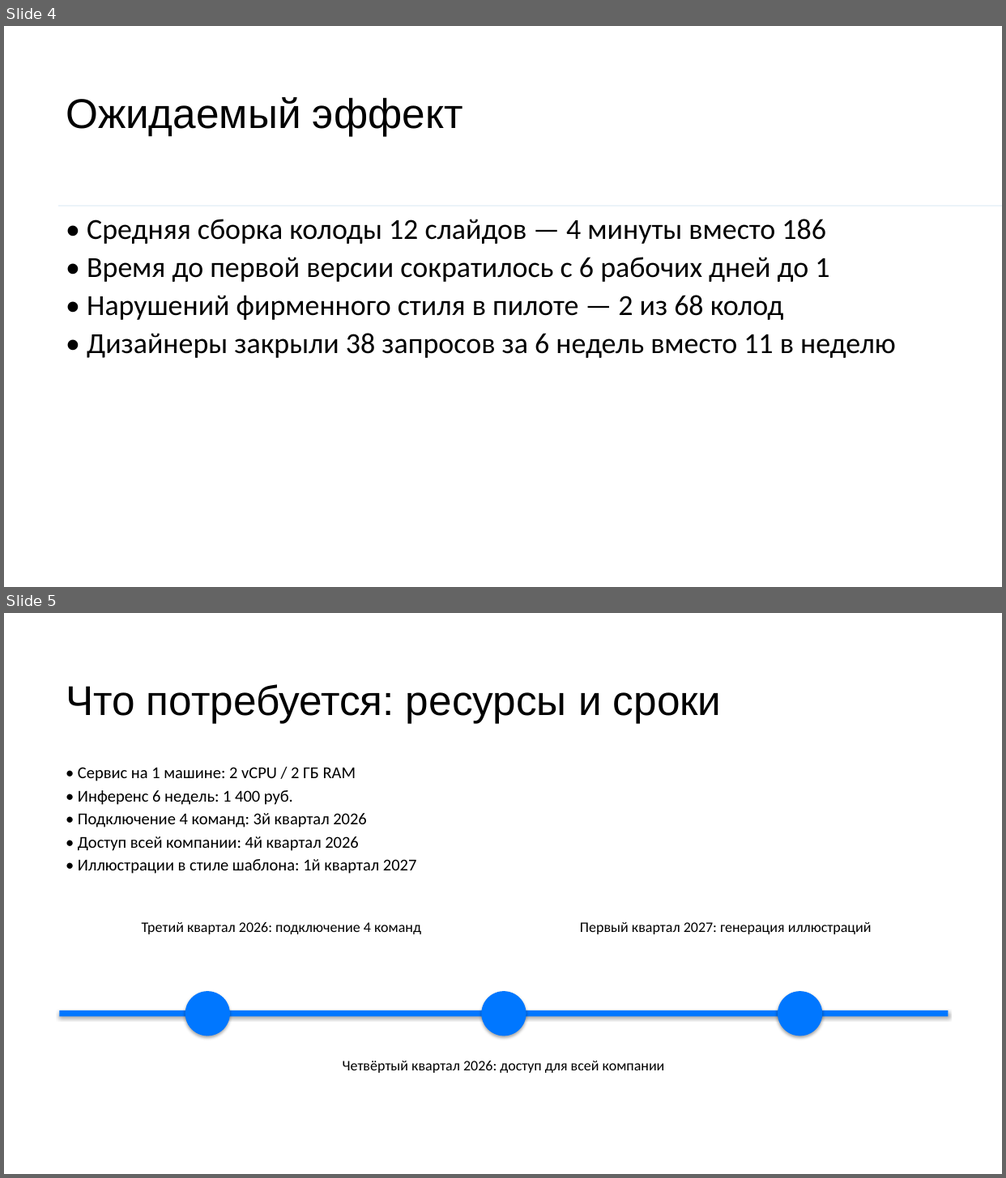
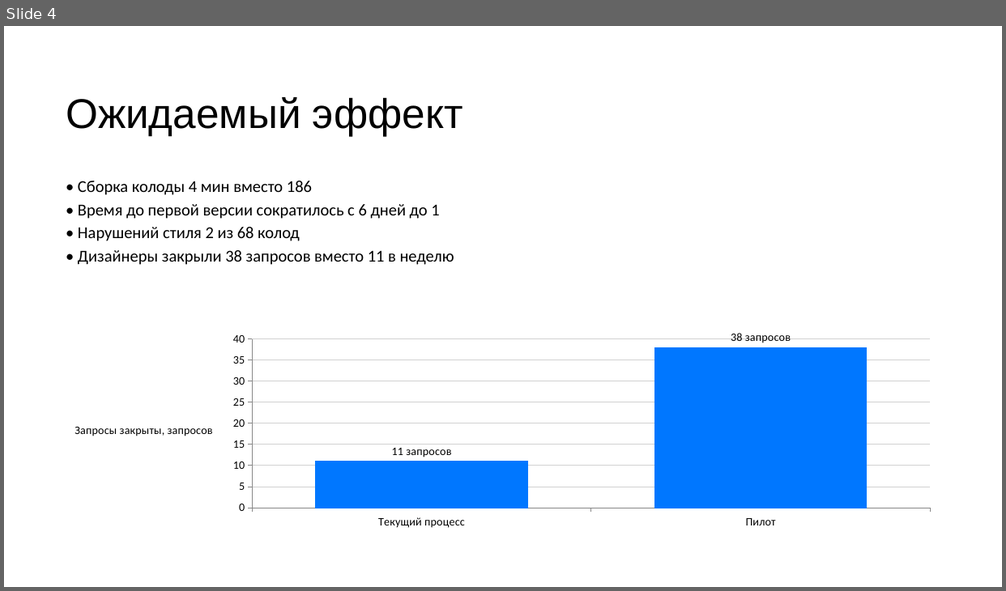
Before and after one commit to DiFoxenGit/-VKTechHackathon, a slide deck: samples/Шаблон_презентации_VK_Education__classic.pptx. Shown one above the other, each under a label of ours: slides 4 and 5 before the commit, slide 4 after it. The pictures are 1006x1178 and 1006x591 pixels, drawn with LibreOffice and Linux fonts; fonts in the diff are those of the drawing. Boxes give left, top, right and bottom in pixels: in the first picture for what was removed or moved away, otherwise in the second. Text is boxed around its words. In the diff, an @@ line names an element or a change of style, - is before the commit and + after.

```diff
--- a/samples/Шаблон_презентации_VK_Education__classic.pptx
+++ b/samples/Шаблон_презентации_VK_Education__classic.pptx
@@ slide 5 removed at [4, 613, 1002, 1174], background #FFFFFF @@
@@ text removed at [66, 684, 722, 723] @@
-Что потребуется: ресурсы и сроки
@@ text removed at [78, 767, 416, 874] @@
-• Сервис на 1 машине: 2 vCPU / 2 ГБ RAM
-• Инференс 6 недель: 1 400 руб.
-• Подключение 4 команд: 3й квартал 2026
-• Доступ всей компании: 4й квартал 2026
-• Иллюстрации в стиле шаблона: 1й квартал 2027
@@ text removed at [142, 922, 421, 935] @@
-Третий квартал 2026: подключение 4 команд
@@ text removed at [580, 922, 872, 935] @@
-Первый квартал 2027: генерация иллюстраций
@@ ellipse removed at [185, 992, 230, 1037] @@
@@ ellipse removed at [482, 992, 526, 1037] @@
@@ ellipse removed at [778, 992, 823, 1037] @@
@@ rectangle removed at [59, 1011, 948, 1016] @@
@@ text removed at [343, 1061, 665, 1073] @@
-Четвёртый квартал 2026: доступ для всей компании
@@ slide 4 changed as well @@
@@ text at [78, 181, 454, 265]: text changed; size 28 to 16 pt @@
-• Средняя сборка колоды 12 слайдов — 4 минуты вместо 186
-• Время до первой версии сократилось с 6 рабочих дней до 1
-• Нарушений фирменного стиля в пилоте — 2 из 68 колод
-• Дизайнеры закрыли 38 запросов за 6 недель вместо 11 в неделю
+• Сборка колоды 4 мин вместо 186
+• Время до первой версии сократилось с 6 дней до 1
+• Нарушений стиля 2 из 68 колод
+• Дизайнеры закрыли 38 запросов вместо 11 в неделю
@@ line removed from (1002, 207) to (58, 207) @@
@@ column chart added at [59, 328, 948, 534] @@
+categories: Текущий процесс, Пилот
+Series 1: 11, 38
```
Also in this commit, not shown: 2 other slides changed, 9 slides added, 6 other slides removed, 21 other files.
